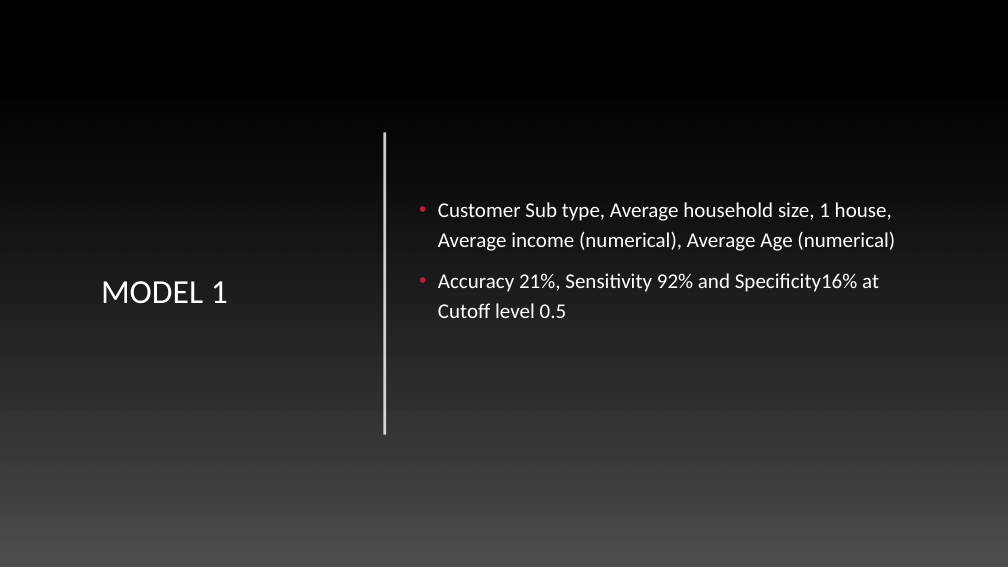
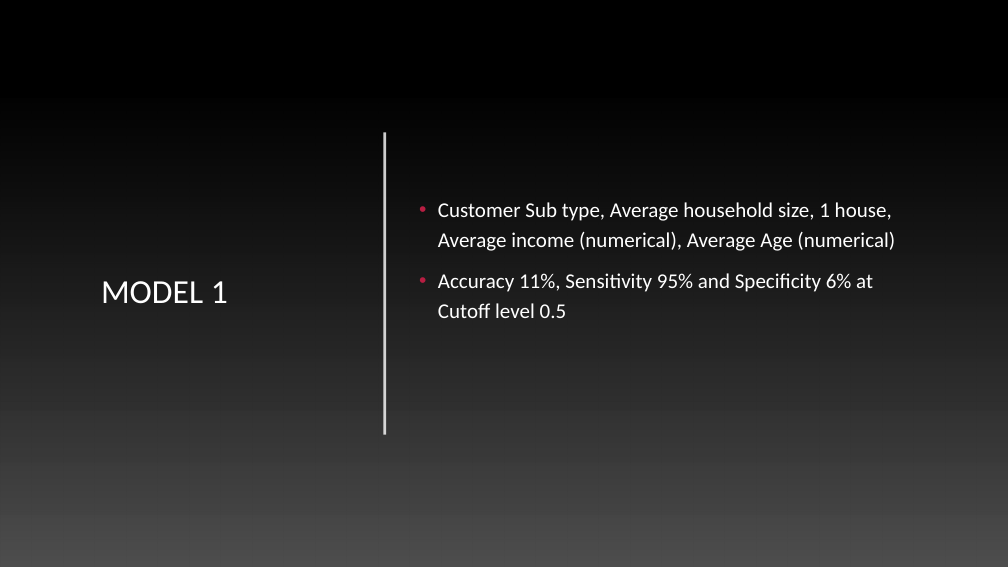
Before and after one commit to karimkhamwani/data-mining, a slide deck: slide 11 of Caravan.pptx. Drawn at 1008x567 pixels with LibreOffice and Linux fonts; fonts in the diff are those of the drawing; background and template pictures are left out. Boxes give left, top, right and bottom in pixels: in the first picture for what was removed or moved away, otherwise in the second. Text is boxed around its words. In the diff, an @@ line names an element or a change of style, - is before the commit and + after.

```diff
--- a/Caravan.pptx
+++ b/Caravan.pptx
@@ text at bbox=[438, 273, 873, 318]: text changed @@
-• Accuracy 21%, Sensitivity 92% and Specificity16% at Cutoff level 0.5
+• Accuracy 11%, Sensitivity 95% and Specificity 6% at Cutoff level 0.5
```
Also in this commit, not shown: 9 other slides changed, 4 slides added, 2 slides removed.
